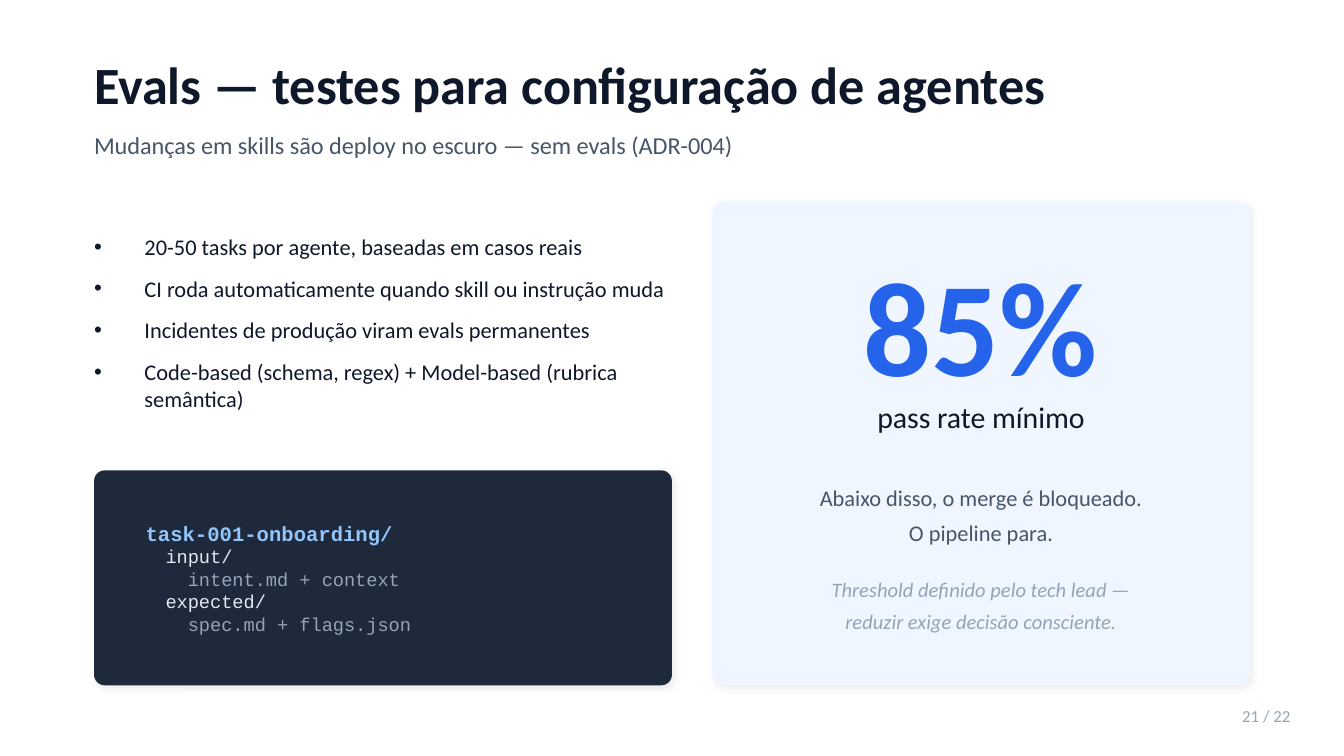
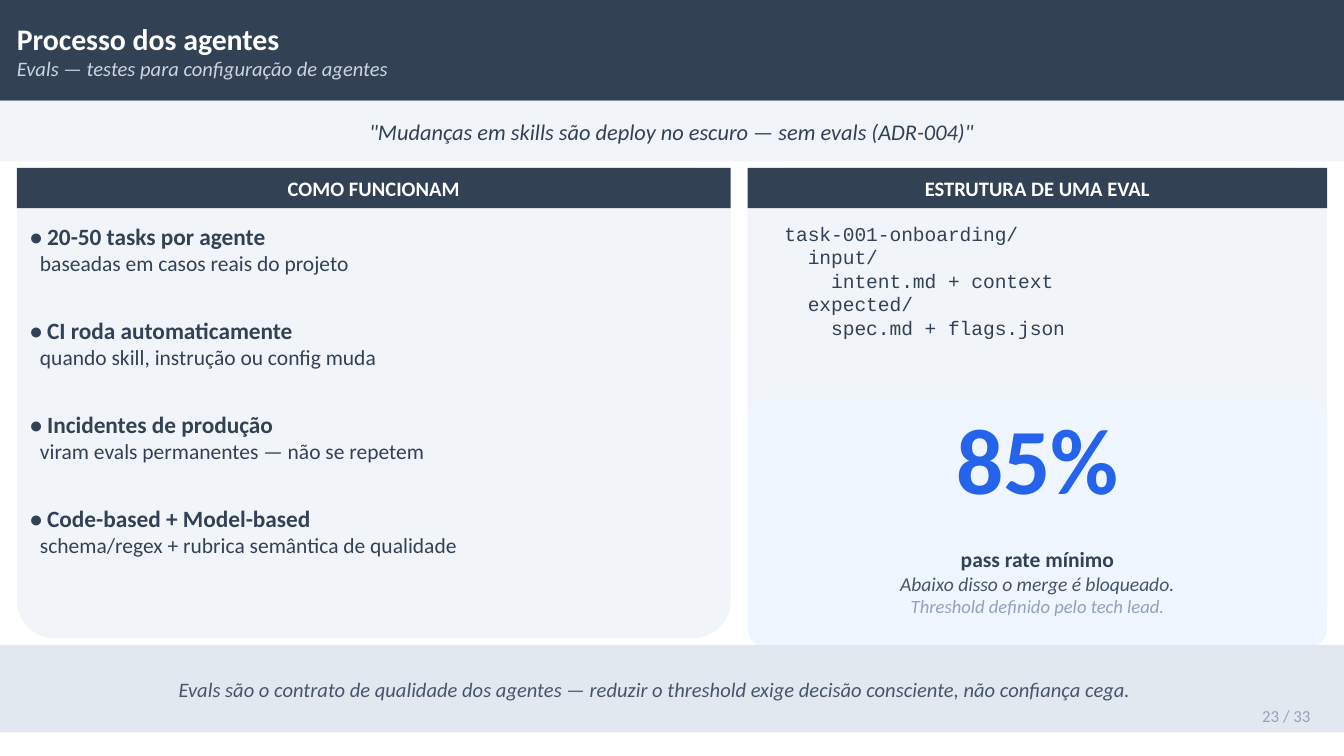
Before and after one commit to jpsslink/sdlc-agentico, a slide deck: slide 23 of esteira-agentica-pitch.pptx (slide 20 before the commit). Drawn at 1344x756 pixels with LibreOffice and Linux fonts; fonts in the diff are those of the drawing. Boxes give left, top, right and bottom in pixels: in the first picture for what was removed or moved away, otherwise in the second. Text is boxed around its words. In the diff, an @@ line names an element or a change of style, - is before the commit and + after.

```diff
--- a/esteira-agentica-pitch.pptx
+++ b/esteira-agentica-pitch.pptx
@@ rectangle added at <box>0,0,1344,101</box>, fill #334155 @@
@@ text at <box>17,29,279,55</box>: paragraph added @@
+Processo dos agentes
@@ text "Processo dos agentes": place and size @@
-text "Processo dos agentes" at <box>94,67,1045,113</box>
+text "Processo dos agentes" at <box>17,29,388,80</box>
@@ text at <box>17,62,388,80</box>: size 28 to 11 pt, text colour #0F172A to #CBD5E1, bold off, italic on in "Evals — testes para configuração de agentes" @@
@@ rectangle added at <box>0,101,1344,161</box>, fill #F1F5F9 @@
@@ text at <box>369,124,973,144</box>: text changed; size 13 to 12 pt; text colour #475569 to #334155; italic on @@
-Mudanças em skills são deploy no escuro — sem evals (ADR-004)
+"Mudanças em skills são deploy no escuro — sem evals (ADR-004)"
@@ rounded rectangle: place and size @@
-rounded rectangle at <box>94,470,672,685</box>
+rounded rectangle at <box>17,168,731,638</box>
@@ rounded rectangle at <box>17,168,731,638</box>: fill #1E293B to #F1F5F9; shadow off; proportions changed @@
@@ rectangle added at <box>17,168,731,208</box>, fill #334155 @@
@@ rounded rectangle added at <box>747,168,1327,638</box>, fill #F1F5F9 @@
@@ rectangle added at <box>747,168,1327,208</box>, fill #334155 @@
@@ text "• 20-50 tasks por agente" at <box>40,228,456,557</box>: vertical alignment middle to top @@
@@ text added at <box>288,182,460,196</box>, 11 pt, text #FFFFFF, bold @@
+COMO FUNCIONAM
@@ text "task-001-onboarding/": place and size @@
-text "task-001-onboarding/" at <box>146,526,411,635</box>
+text "task-001-onboarding/" at <box>784,227,1065,339</box>
@@ text "task-001-onboarding/" at <box>784,227,1065,339</box>: size 11 to 10.5 pt, text colour #93C5FD to #334155, bold off in "task-001-onboarding/"; size 10 to 10.5 pt in "input/", "intent.md + context", "expected/", "spec.md + flags.json"; text colour #E2E8F0 to #334155 in "input/", "expected/"; text colour #94A3B8 to #334155 in "intent.md + context", "spec.md + flags.json"; vertical alignment middle to top @@
@@ text added at <box>925,182,1149,196</box>, 11 pt, text #FFFFFF, bold @@
+ESTRUTURA DE UMA EVAL
@@ text at <box>40,228,456,557</box>: text changed; size 12 to 11.5 pt; text colour #0F172A to #334155 @@
-• 20-50 tasks por agente, baseadas em casos reais
-• CI roda automaticamente quando skill ou instrução muda
-• Incidentes de produção viram evals permanentes
-• Code-based (schema, regex) + Model-based (rubrica semântica)
+• 20-50 tasks por agente
+baseadas em casos reais do projeto
+• CI roda automaticamente
+quando skill, instrução ou config muda
+• Incidentes de produção
+viram evals permanentes — não se repetem
+• Code-based + Model-based
+schema/regex + rubrica semântica de qualidade
@@ text "85%": place and size @@
-text "85%" at <box>864,283,1098,377</box>
+text "85%" at <box>956,429,1119,495</box>
@@ text "85%" at <box>956,429,1119,495</box>: size 72 to 50 pt @@
@@ rounded rectangle: place and size @@
-rounded rectangle at <box>712,202,1250,685</box>
+rounded rectangle at <box>747,398,1327,648</box>
@@ rounded rectangle at <box>747,398,1327,648</box>: shadow off; proportions changed @@
@@ text removed at <box>877,407,1085,433</box> @@
-pass rate mínimo
@@ text removed at <box>820,490,1142,545</box> @@
-Abaixo disso, o merge é bloqueado.
-O pipeline para.
@@ text at <box>900,552,1174,616</box>: text changed; size 11 to 10 pt @@
-Threshold definido pelo tech lead —
-reduzir exige decisão consciente.
+pass rate mínimo
+Abaixo disso o merge é bloqueado.
+Threshold definido pelo tech lead.
@@ rectangle added at <box>0,645,1344,732</box>, fill #E2E8F0 @@
@@ text added at <box>179,683,1130,701</box>, 11 pt, text #475569, italic @@
+Evals são o contrato de qualidade dos agentes — reduzir o threshold exige decisão consciente, não confiança cega.
@@ text at <box>1262,711,1310,722</box>: text changed @@
-21 / 22
+23 / 33
```
Also in this commit, not shown: 15 other slides changed, 13 slides added, 2 slides removed.
